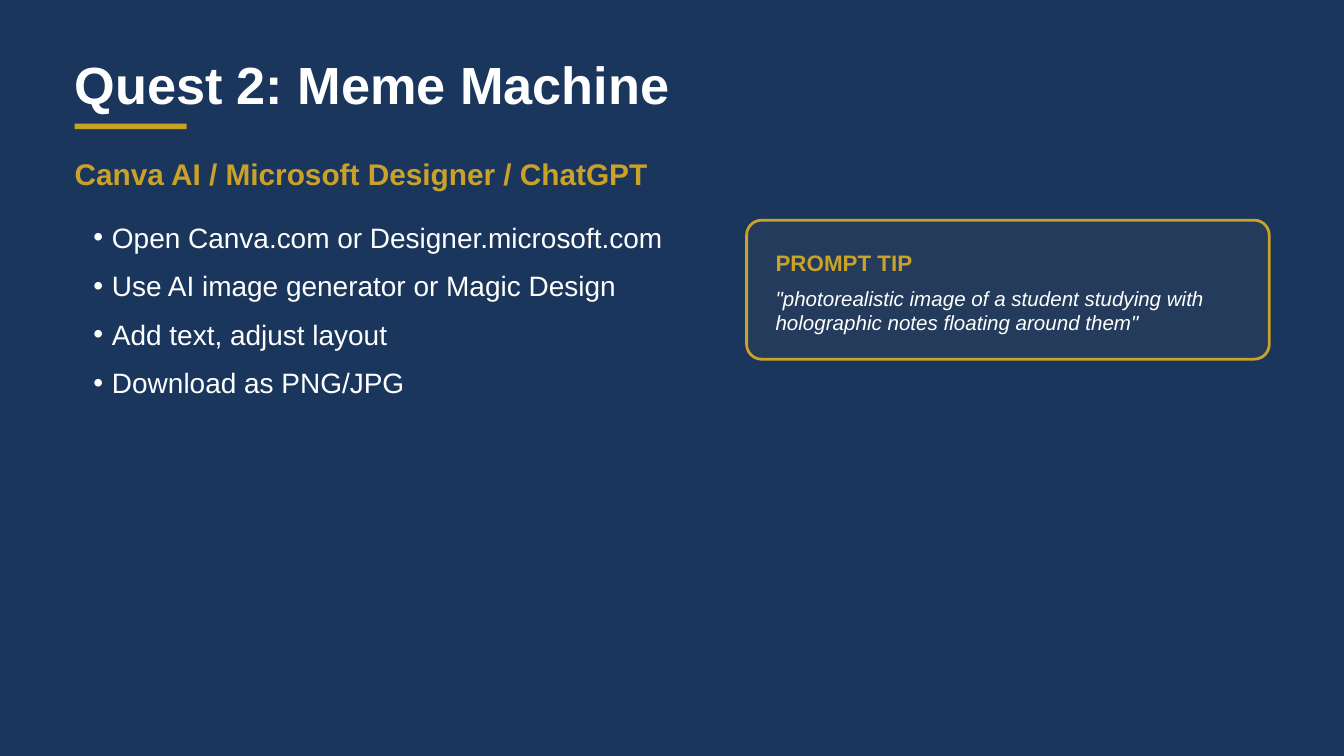
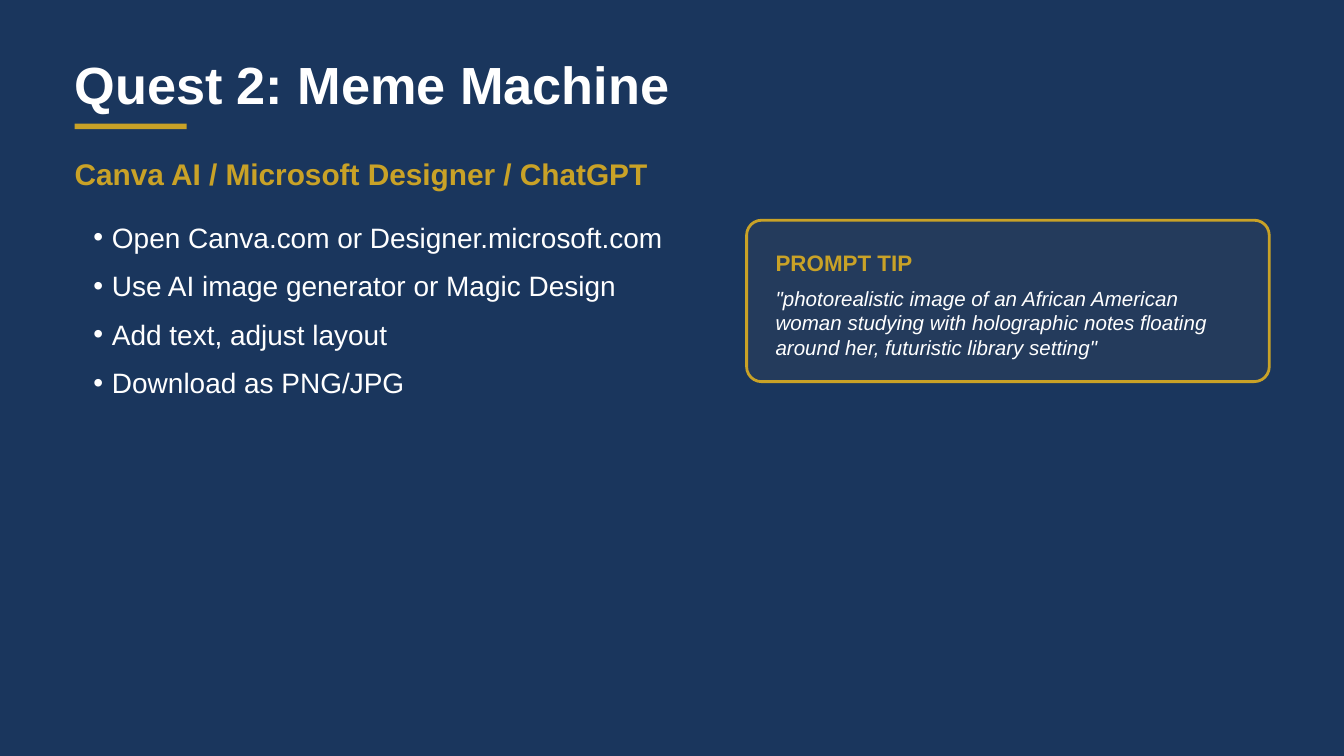
Before and after one commit to charlesmartinedd/caaasa-leadership-academy, a slide deck: slide 13 of AI-Creator-Lab-Deck.pptx. Drawn at 1344x756 pixels with LibreOffice and Linux fonts; fonts in the diff are those of the drawing. Boxes give left, top, right and bottom in pixels: in the first picture for what was removed or moved away, otherwise in the second. Text is boxed around its words. In the diff, an @@ line names an element or a change of style, - is before the commit and + after.

```diff
--- a/AI-Creator-Lab-Deck.pptx
+++ b/AI-Creator-Lab-Deck.pptx
@@ rounded rectangle: place and size @@
-rounded rectangle at <box>747,220,1270,359</box>
+rounded rectangle at <box>747,220,1270,382</box>
@@ rounded rectangle at <box>747,220,1270,382</box>: proportions changed @@
@@ text at <box>776,291,1206,360</box>: text changed @@
-"photorealistic image of a student studying with holographic notes floating around them"
+"photorealistic image of an African American woman studying with holographic notes floating around her, futuristic library setting"
```
Also in this commit, not shown: 3 other slides changed.
